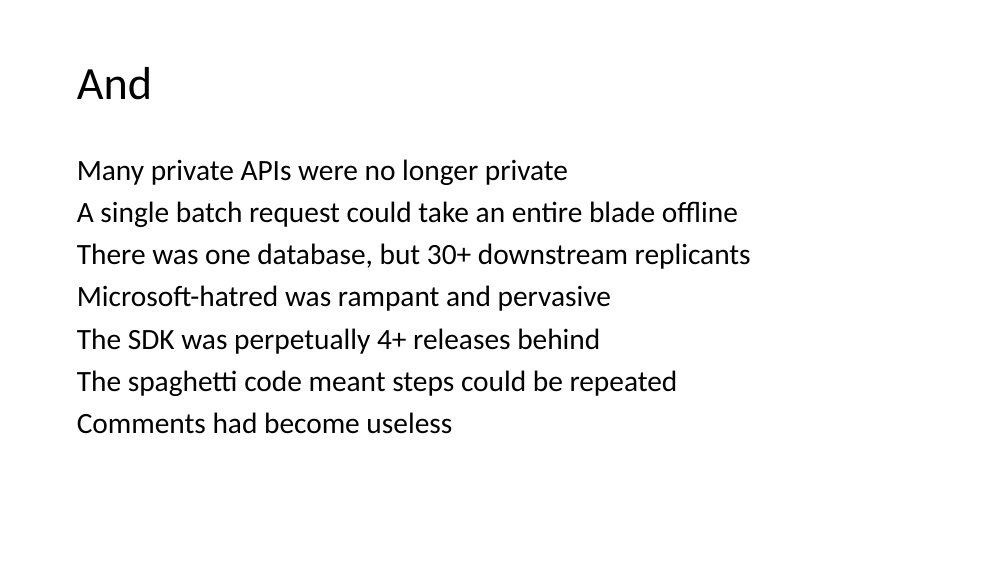
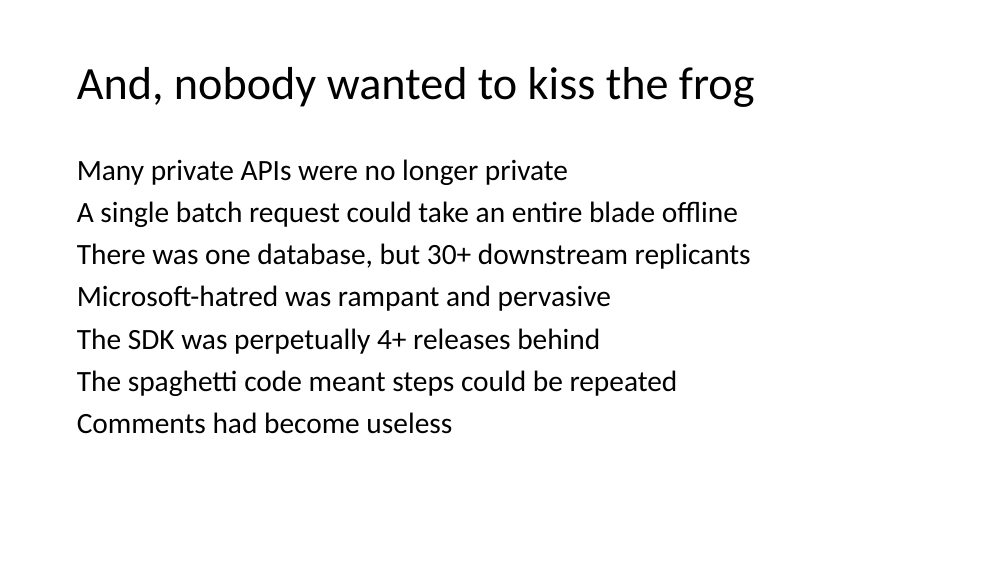
Before and after one commit to IrenaNiu/SU_CPSC_5200_20WQ, a slide deck: slide 11 of lectures/20WQ-02-27 TNG Design Session.pptx (slide 10 before the commit). Drawn at 1008x567 pixels with LibreOffice and Linux fonts; fonts in the diff are those of the drawing. Boxes give left, top, right and bottom in pixels: in the first picture for what was removed or moved away, otherwise in the second. Text is boxed around its words. In the diff, an @@ line names an element or a change of style, - is before the commit and + after.

```diff
--- a/lectures/20WQ-02-27 TNG Design Session.pptx
+++ b/lectures/20WQ-02-27 TNG Design Session.pptx
@@ title at (77,67,755,107): text changed @@
-And
+And, nobody wanted to kiss the frog
```
Also in this commit, not shown: 7 other slides changed, 3 slides added, 6 other files.
